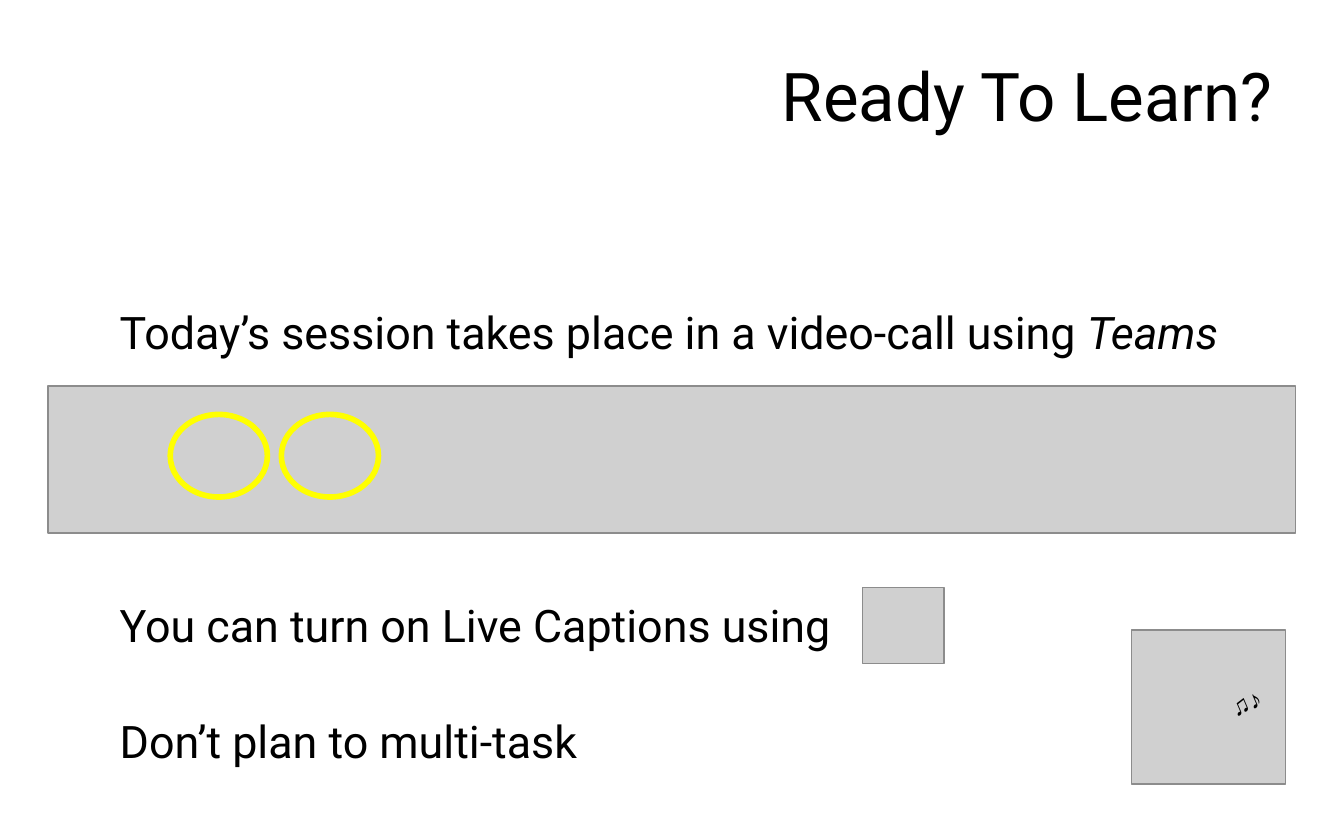
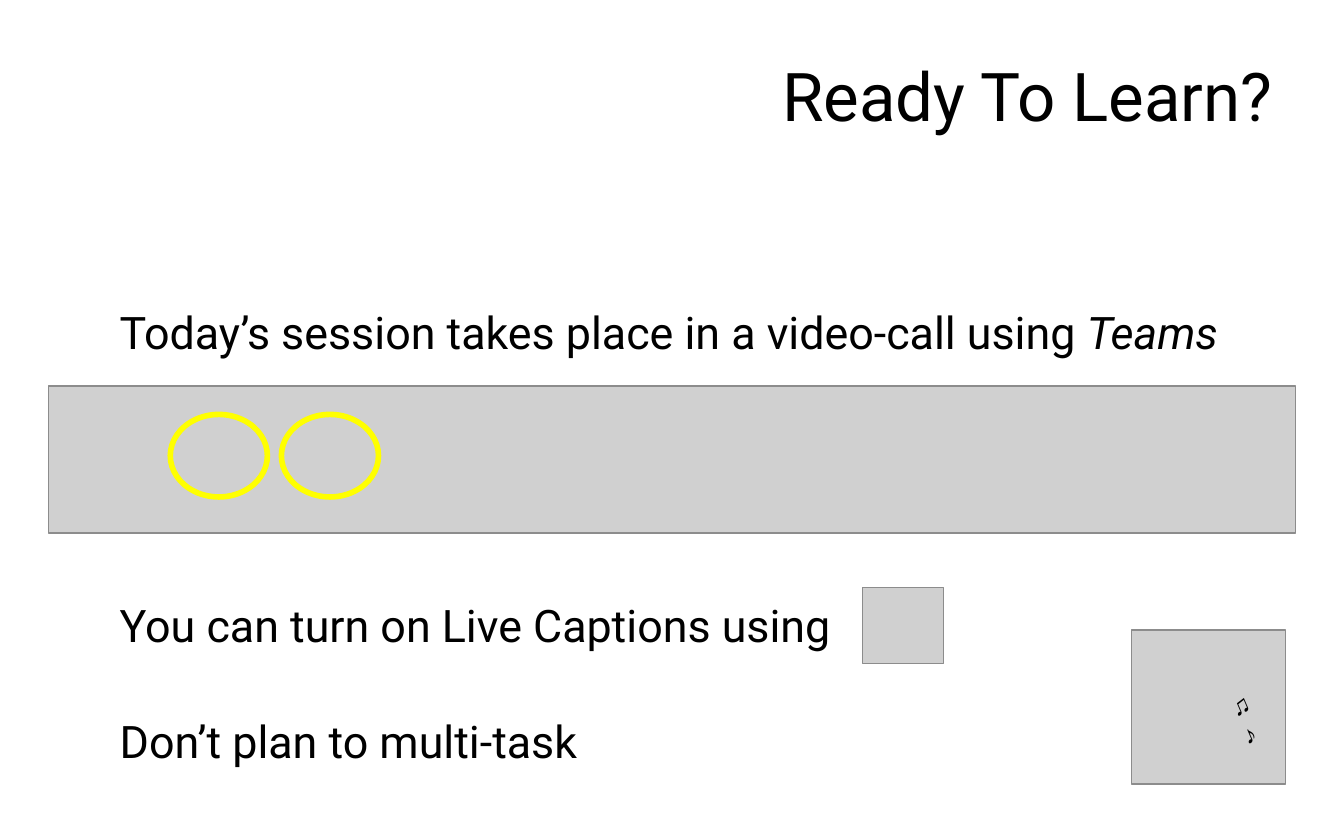
Before and after one commit to sraorao/R-A-First-Look, a slide deck: slide 3 of DA024W - R_A_First_Look.pptx. Drawn at 1344x840 pixels with LibreOffice and Linux fonts; fonts in the diff are those of the drawing; grey boxes stand for pictures; background and template pictures are left out. Boxes give left, top, right and bottom in pixels: in the first picture for what was removed or moved away, otherwise in the second. Text is boxed around its words. In the diff, an @@ line names an element or a change of style, - is before the commit and + after.

```diff
--- a/DA024W - R_A_First_Look.pptx
+++ b/DA024W - R_A_First_Look.pptx
@@ text "♫♪" at (x1=1212, y1=670, x2=1282, y2=733): size 13.3 to 13.4 pt @@
```
Also in this commit, not shown: 7 other slides changed.
